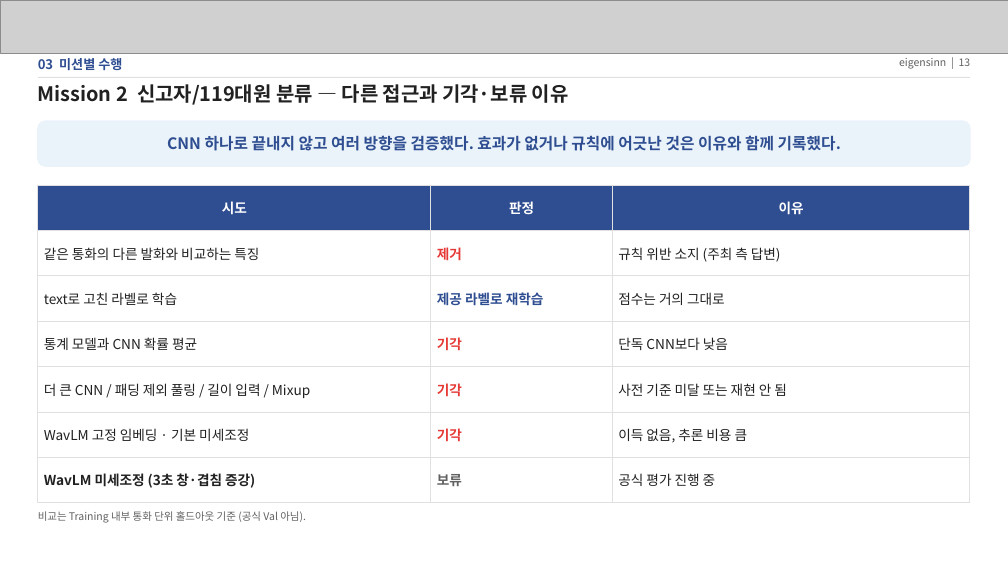
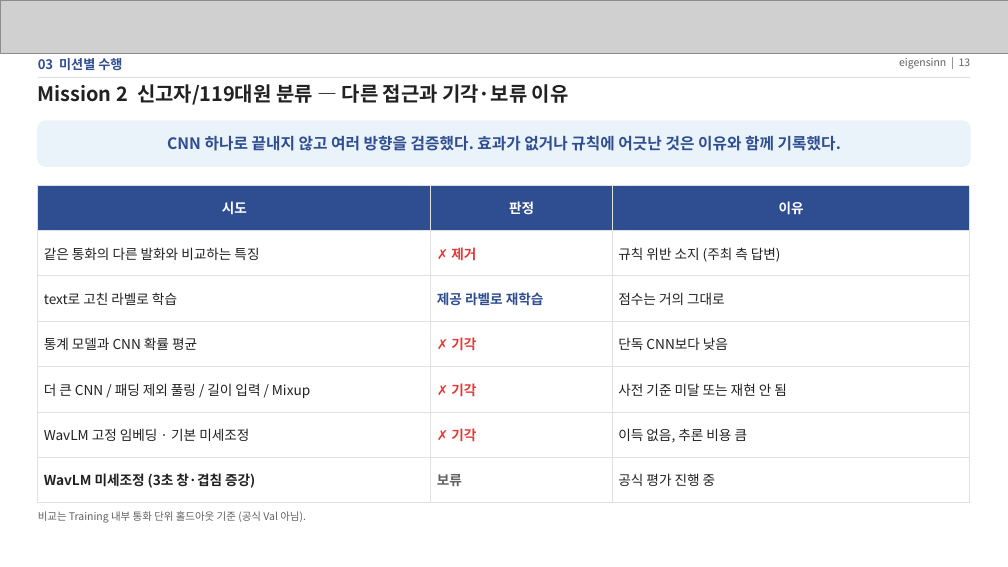
Before and after one commit to eigensinn-dcc2026/prelim, a slide deck: slide 13 of ppt/DCC2026_예선_결과정리.pptx. Drawn at 1008x567 pixels with LibreOffice and Linux fonts; fonts in the diff are those of the drawing; grey boxes stand for pictures. Boxes give left, top, right and bottom in pixels: in the first picture for what was removed or moved away, otherwise in the second. Text is boxed around its words. In the diff, an @@ line names an element or a change of style, - is before the commit and + after.

```diff
--- a/ppt/DCC2026_예선_결과정리.pptx
+++ b/ppt/DCC2026_예선_결과정리.pptx
@@ table at (38, 185, 970, 492) @@
-row 2, column 2: 제거
+row 2, column 2: ✗ 제거
-row 4, column 2: 기각
+row 4, column 2: ✗ 기각
-row 5, column 2: 기각
+row 5, column 2: ✗ 기각
-row 6, column 2: 기각
+row 6, column 2: ✗ 기각
```
Also in this commit, not shown: 14 other slides changed, 38 other files.
